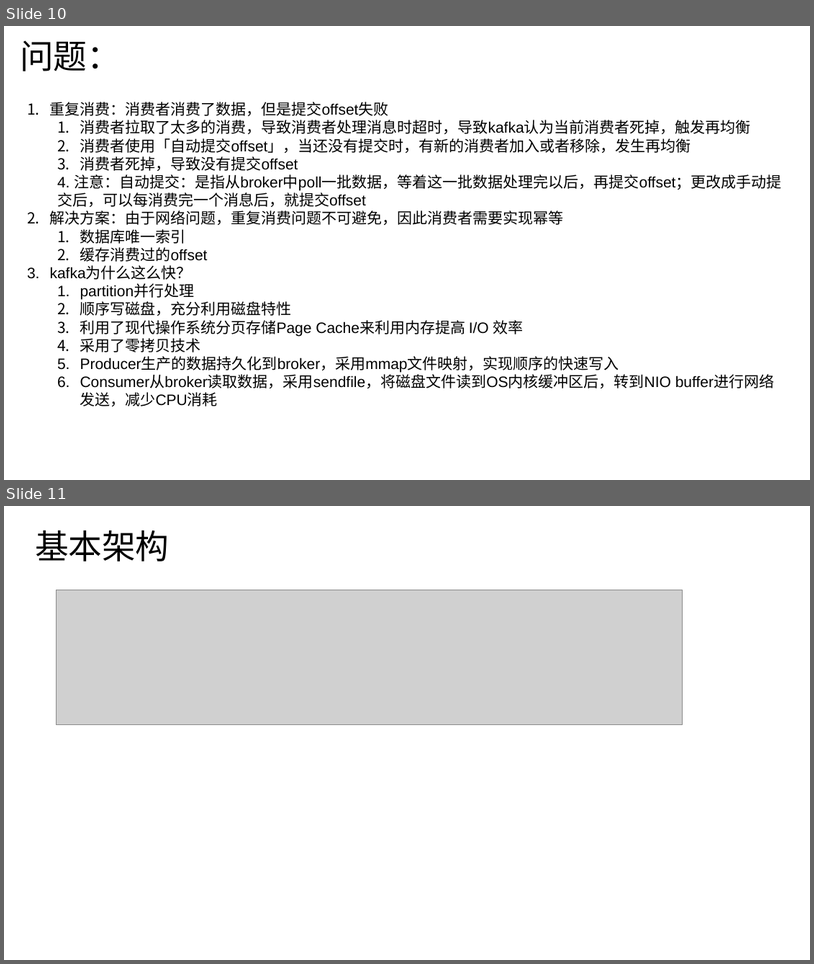
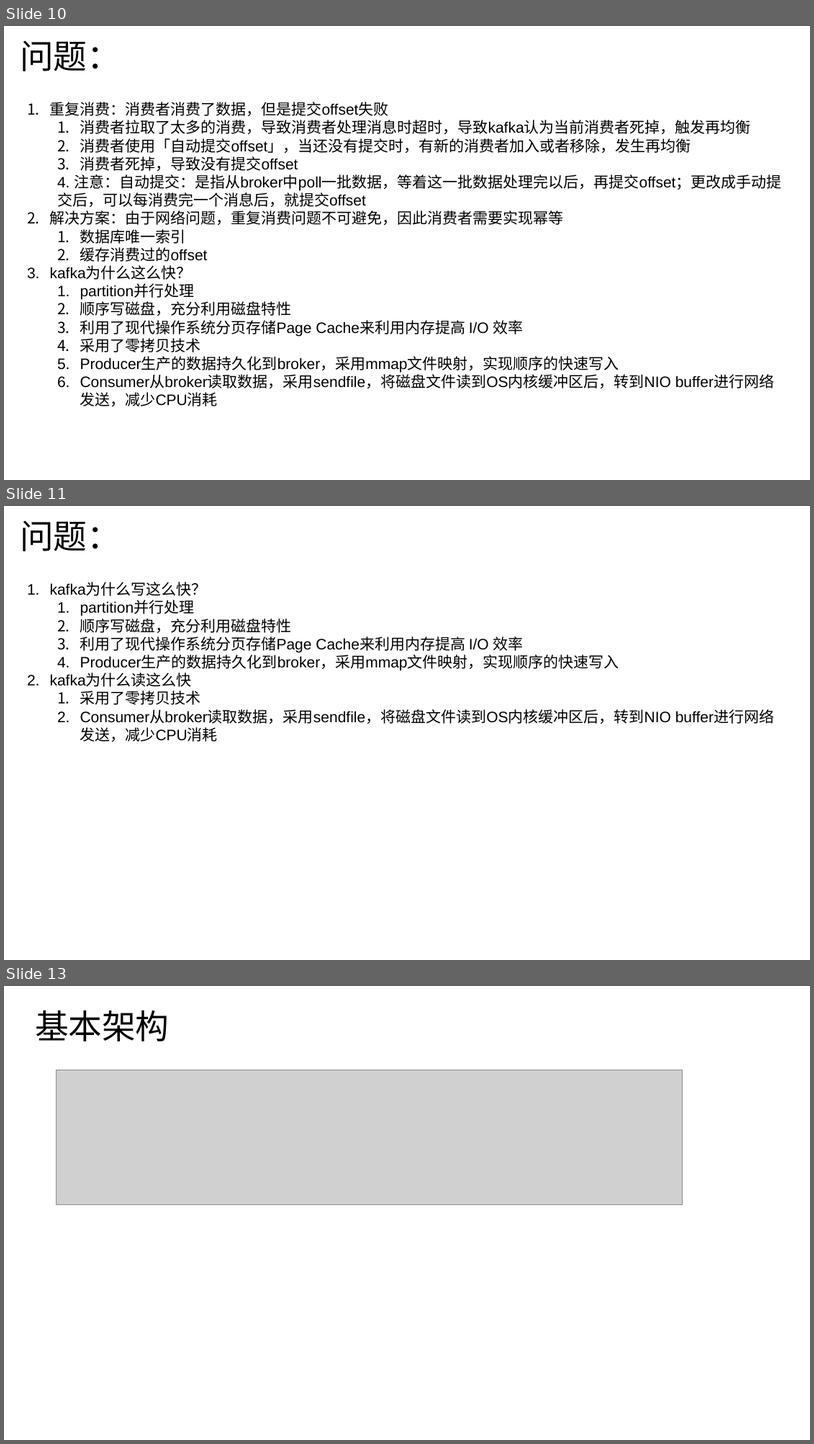
Before and after one commit to Choubeihai/algorithm, a slide deck: go-micro和kafka.pptx. Shown one above the other, each under a label of ours: slides 10 and 11 before the commit, slides 10, 11 and 13 after it; the slides between them are not shown. The pictures are 814x964 and 814x1444 pixels, drawn with LibreOffice and Linux fonts; fonts in the diff are those of the drawing; grey boxes stand for pictures. Boxes give left, top, right and bottom in pixels: in the first picture for what was removed or moved away, otherwise in the second. Text is boxed around its words. In the diff, an @@ line names an element or a change of style, - is before the commit and + after.

```diff
--- a/go-micro和kafka.pptx
+++ b/go-micro和kafka.pptx
@@ slide 11 added at (4, 506, 810, 960), background #FFFFFF @@
@@ text added at (20, 520, 121, 551), 40 pt, text #000000 @@
+问题：
@@ text added at (50, 583, 671, 741), 18 pt, text #000000 @@
+1. kafka为什么写这么快？
+  1. partition并行处理
+  2. 顺序写磁盘，充分利用磁盘特性
+  3. 利用了现代操作系统分页存储Page Cache来利用内存提高 I/O 效率
+  4. Producer生产的数据持久化到broker，采用mmap文件映射，实现顺序的快速写入
+2. kafka为什么读这么快
+  1. 采用了零拷贝技术
+  2. Consumer从broker读取数据，采用sendfile，将磁盘文件读到OS内核缓冲区后，转到NIO buffer进行网络发送，减少CPU消耗
@@ what was slide 11 is now slide 13 @@
```
Also in this commit, not shown: 2 slides changed, 1 other slide added, 16 other files.
